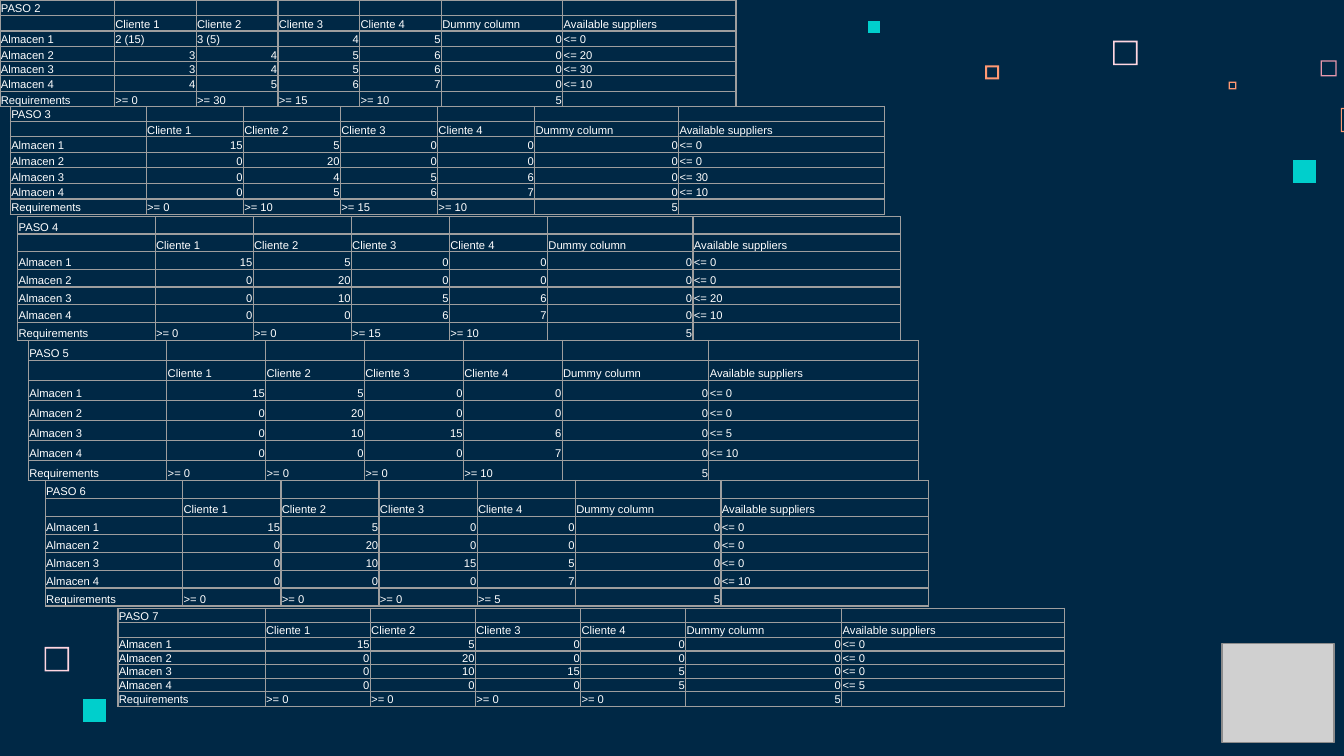
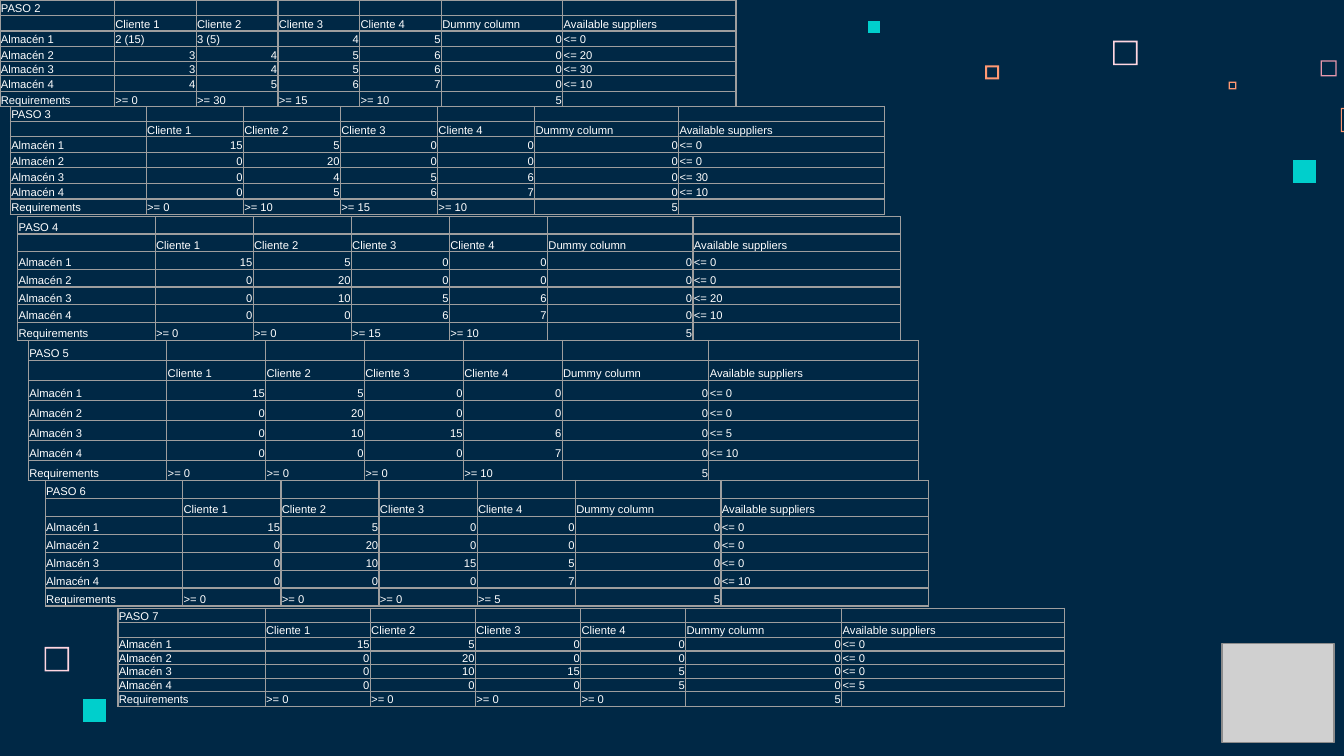
Before and after one commit to Fertry/MASI, a slide deck: slide 14 of Presentación/MASI.pptx. Drawn at 1344x756 pixels with LibreOffice and Linux fonts; fonts in the diff are those of the drawing; grey boxes stand for pictures. Boxes give left, top, right and bottom in pixels: in the first picture for what was removed or moved away, otherwise in the second. Text is boxed around its words. In the diff, an @@ line names an element or a change of style, - is before the commit and + after.

```diff
--- a/Presentación/MASI.pptx
+++ b/Presentación/MASI.pptx
@@ table at [0,0,737,219] @@
-row 3, column 1: Almacen 1
+row 3, column 1: Almacén 1
-row 4, column 1: Almacen 2
+row 4, column 1: Almacén 2
-row 5, column 1: Almacen 3
+row 5, column 1: Almacén 3
-row 6, column 1: Almacen 4
+row 6, column 1: Almacén 4
@@ table at [11,106,883,309] @@
-row 3, column 1: Almacen 1
+row 3, column 1: Almacén 1
-row 4, column 1: Almacen 2
+row 4, column 1: Almacén 2
-row 5, column 1: Almacen 3
+row 5, column 1: Almacén 3
-row 6, column 1: Almacen 4
+row 6, column 1: Almacén 4
@@ table at [17,216,900,465] @@
-row 3, column 1: Almacen 1
+row 3, column 1: Almacén 1
-row 4, column 1: Almacen 2
+row 4, column 1: Almacén 2
-row 5, column 1: Almacen 3
+row 5, column 1: Almacén 3
-row 6, column 1: Almacen 4
+row 6, column 1: Almacén 4
@@ table at [28,340,921,485] @@
-row 3, column 1: Almacen 1
+row 3, column 1: Almacén 1
-row 4, column 1: Almacen 2
+row 4, column 1: Almacén 2
-row 5, column 1: Almacen 3
+row 5, column 1: Almacén 3
-row 6, column 1: Almacen 4
+row 6, column 1: Almacén 4
@@ table at [46,480,929,610] @@
-row 3, column 1: Almacen 1
+row 3, column 1: Almacén 1
-row 4, column 1: Almacen 2
+row 4, column 1: Almacén 2
-row 5, column 1: Almacen 3
+row 5, column 1: Almacén 3
-row 6, column 1: Almacen 4
+row 6, column 1: Almacén 4
@@ table at [118,609,1064,711] @@
-row 3, column 1: Almacen 1
+row 3, column 1: Almacén 1
-row 4, column 1: Almacen 2
+row 4, column 1: Almacén 2
-row 5, column 1: Almacen 3
+row 5, column 1: Almacén 3
-row 6, column 1: Almacen 4
+row 6, column 1: Almacén 4
```
Also in this commit, not shown: 2 other slides changed, 1 slide added, 2 slides removed, 1 other file.
